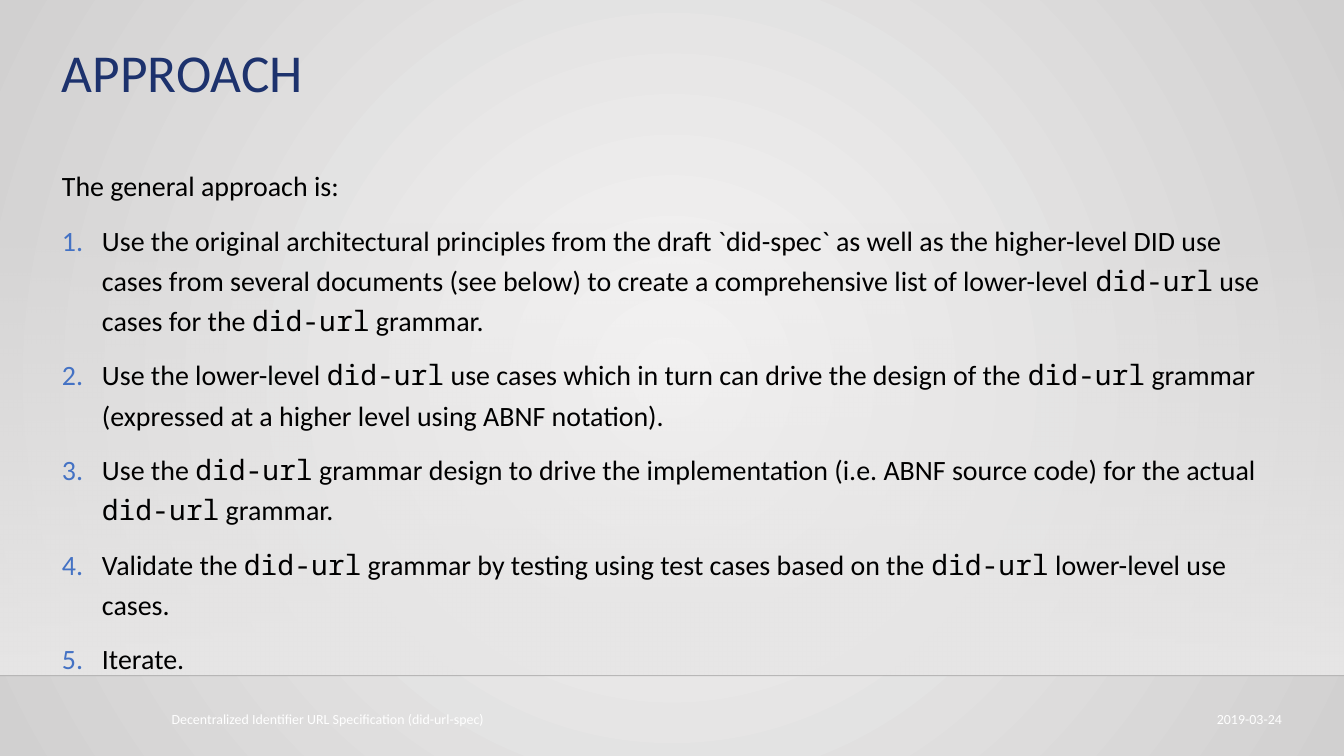
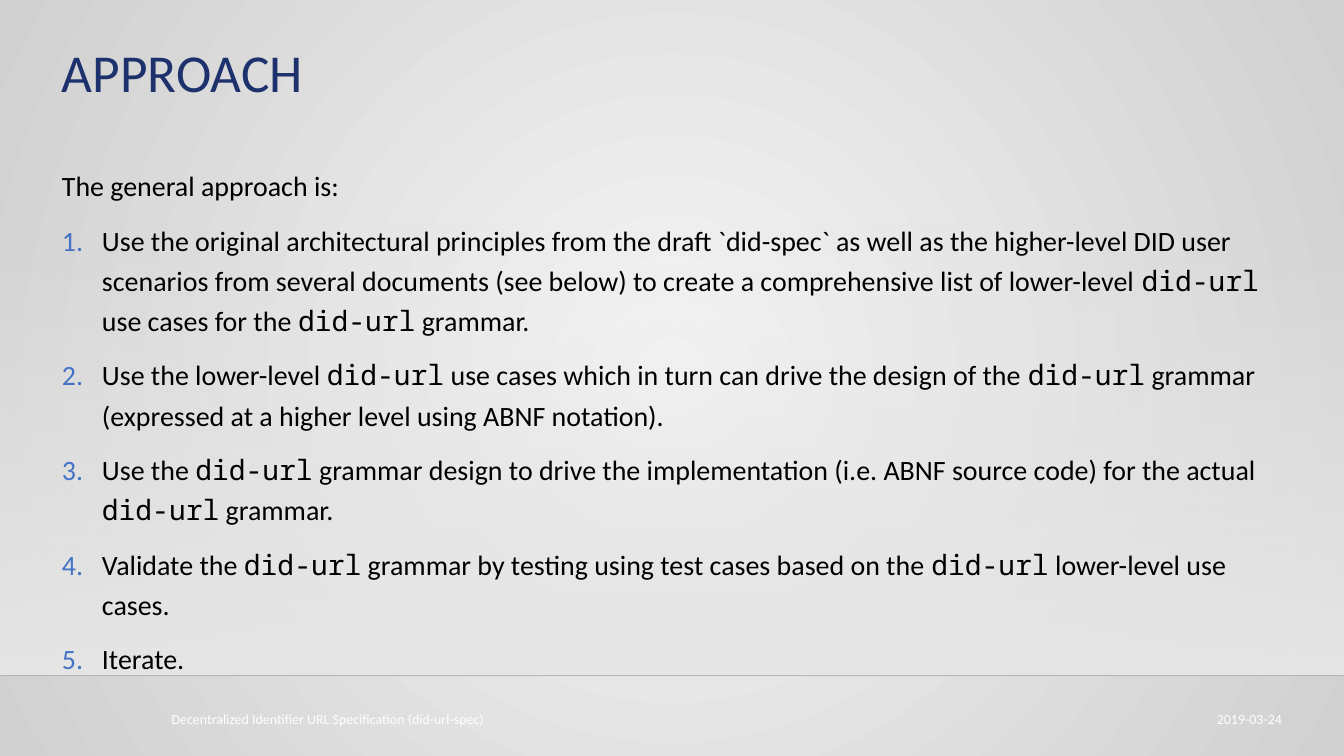
Before and after one commit to mwherman2000/did-uri-spec, a slide deck: slide 9 of src/HBB-did-url-spec v0.6.pptx. Drawn at 1344x756 pixels with LibreOffice and Linux fonts; fonts in the diff are those of the drawing; background and template pictures are left out. Boxes give left, top, right and bottom in pixels: in the first picture for what was removed or moved away, otherwise in the second. Text is boxed around its words. In the diff, an @@ line names an element or a change of style, - is before the commit and + after.

```diff
--- a/src/HBB-did-url-spec v0.6.pptx
+++ b/src/HBB-did-url-spec v0.6.pptx
@@ text at box(102, 231, 1259, 336): text changed @@
-1. Use the original architectural principles from the draft `did-spec` as well as the higher-level DID use cases from several documents (see below) to create a comprehensive list of lower-level did-url use cases for the did-url grammar.
+1. Use the original architectural principles from the draft `did-spec` as well as the higher-level DID user scenarios from several documents (see below) to create a comprehensive list of lower-level did-url use cases for the did-url grammar.
```
Also in this commit, not shown: 5 other slides changed, 3 slides added, 4 other files.
